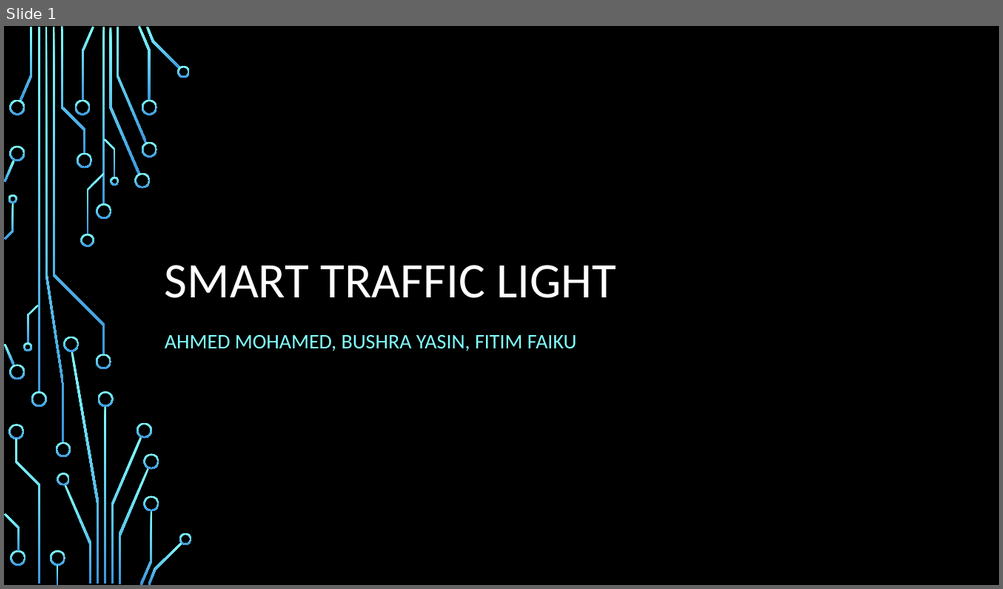
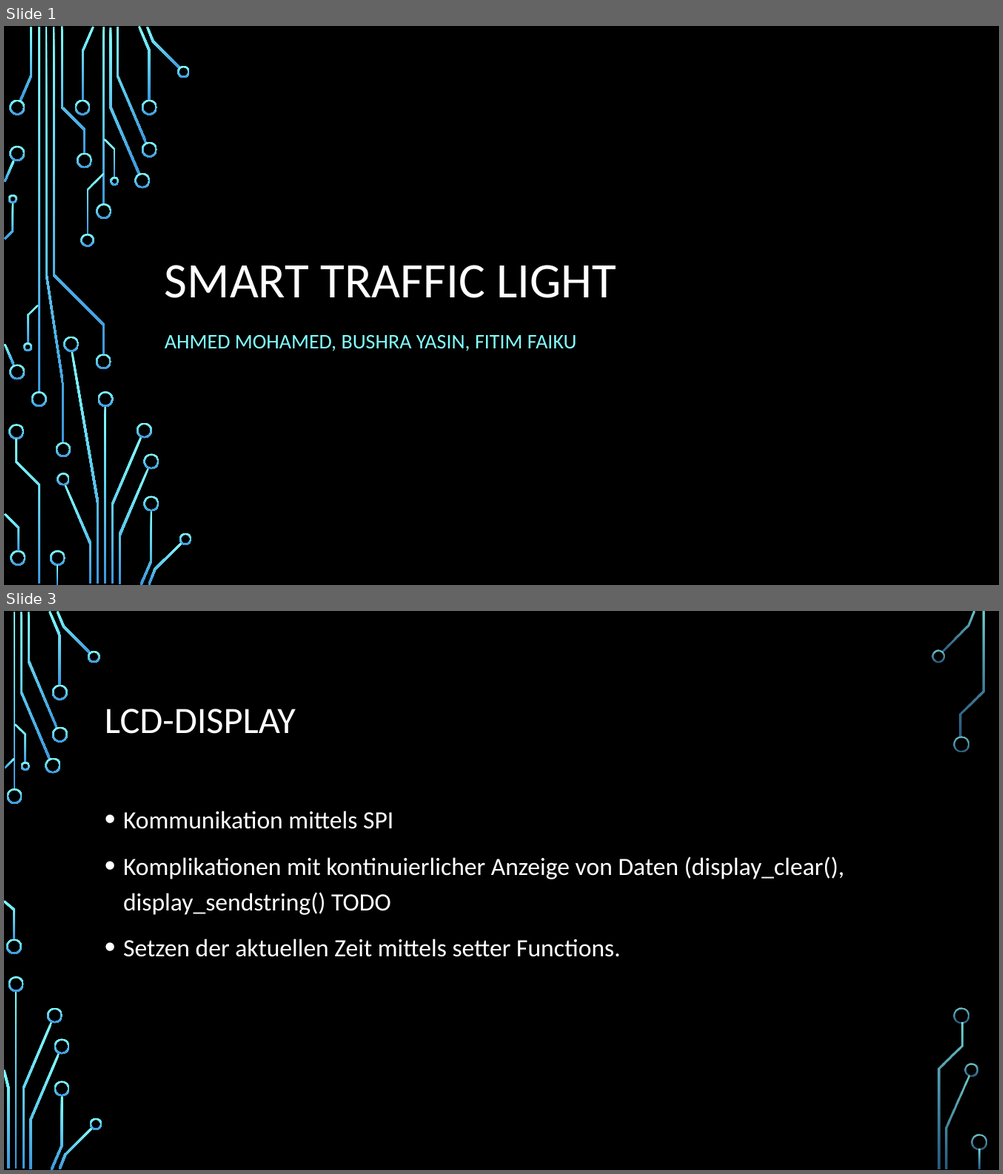
Before and after one commit to FitimFaiku/smart_traffic_light, a slide deck: Projektpräsentation.pptx. Shown one above the other, each under a label of ours: slide 1 before the commit, slides 1 and 3 after it; the slides between them are not shown. The pictures are 1003x589 and 1003x1174 pixels, drawn with LibreOffice and Linux fonts; fonts in the diff are those of the drawing; background and template pictures are left out. Boxes give left, top, right and bottom in pixels: in the first picture for what was removed or moved away, otherwise in the second. Text is boxed around its words. In the diff, an @@ line names an element or a change of style, - is before the commit and + after.

```diff
--- a/Projektpräsentation.pptx
+++ b/Projektpräsentation.pptx
@@ slide 3 added at [4,611,999,1170], background picture (left out) @@
@@ title added at [105,709,296,734], 36 pt, text #FFFFFF @@
+LCD-DISPLAY
@@ text added at [123,811,844,957], 24 pt, text #FFFFFF @@
+• Kommunikation mittels SPI
+• Komplikationen mit kontinuierlicher Anzeige von Daten (display_clear(), display_sendstring() TODO
+• Setzen der aktuellen Zeit mittels setter Functions.
@@ group added at [4,611,987,1170]: 33 freeform shapes, 3 rectangles @@
```
Also in this commit, not shown: 1 slide changed, 1 other slide added.
